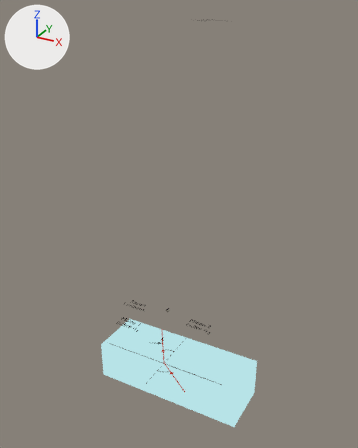
The Blender file images/lumiere/refraction.blend, before and after one commit.
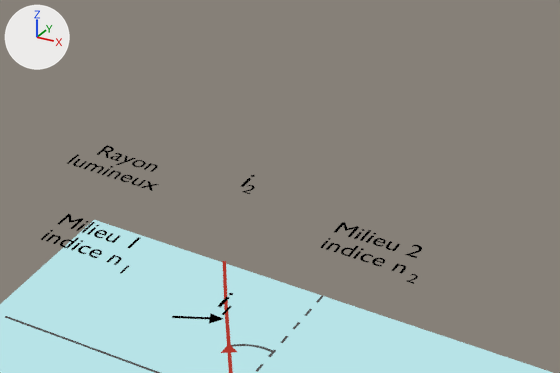
Old and new are each drawn whole from a camera (50 mm lens) standing at (10.12, -16.86, 16.65) and looking at (0.53, 0.58, 7.93) and again close up on the part from 30% to 69% of the width and 59% to 80% of the height. Arrows for +X, +Y and +Z are at upper left; the lights stay in place. Text is drawn in Blender's own font.

The first close-up shows 'Cube', 'Rayon.001', 'Text.001', 'Text.002', 'Text.003', 'Text.006', 'Text.009'.
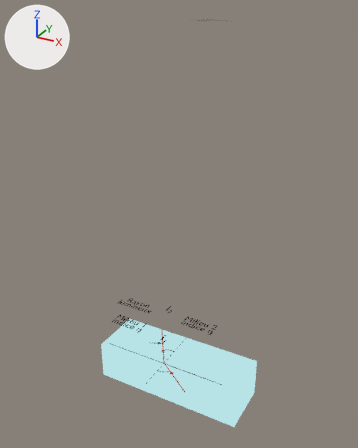
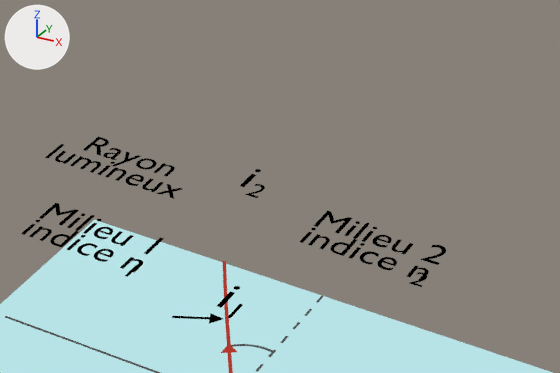
The change, as JSON lines over the scene's bpy script:
```json
{"op": "add", "block": "txt_text_001", "code": "txt_text_001.space_line = 0.7"}
{"op": "add", "block": "txt_text_002", "code": "txt_text_002.space_line = 0.7"}
{"op": "add", "block": "txt_text_006", "code": "txt_text_006.space_line = 0.7"}
{"op": "set", "path": "ob_text_001.scale", "old": "(0.356, 0.356, 0.356)", "new": "(0.534, 0.534, 0.534)"}
{"op": "set", "path": "ob_text_002.scale", "old": "(0.356, 0.356, 0.356)", "new": "(0.534, 0.534, 0.534)"}
{"op": "set", "path": "ob_text_003.location", "old": "(2.251, 0.229, 2.737)", "new": "(1.967, 0.456, 2.737)"}
{"op": "set", "path": "ob_text_004.location", "old": "(-3.937, 0.234, 2.737)", "new": "(-4.199, 0.46, 2.737)"}
{"op": "set", "path": "ob_text_006.scale", "old": "(0.356, 0.356, 0.356)", "new": "(0.534, 0.534, 0.534)"}
{"op": "set", "path": "ob_text_007.scale", "old": "(0.356, 0.356, 0.356)", "new": "(0.534, 0.534, 0.534)"}
{"op": "set", "path": "ob_text_008.location", "old": "(0.233, -0.676, 2.737)", "new": "(0.256, -0.65, 2.737)"}
{"op": "set", "path": "ob_text_009.scale", "old": "(0.356, 0.356, 0.356)", "new": "(0.534, 0.534, 0.534)"}
{"op": "set", "path": "ob_text_010.location", "old": "(0.233, -0.676, 2.737)", "new": "(0.259, -0.661, 2.737)"}
```

Changed parts and their boxes (x1, y1, x2, y2) in the close-ups (560 x 373 px):
```json
{"object": "Text.002", "change": "reshaped, rescaled", "before": [320, 222, 422, 274], "after": [300, 211, 446, 281], "on screen": "43% wider, 34% taller"}
{"object": "Text.001", "change": "reshaped, rescaled", "before": [41, 214, 140, 265], "after": [21, 203, 164, 273], "on screen": "44% wider, 37% taller"}
{"object": "Text.006", "change": "reshaped, rescaled", "before": [67, 145, 159, 191], "after": [45, 137, 183, 199], "on screen": "49% wider, 34% taller"}
{"object": "Text.007", "change": "rescaled", "before": [218, 293, 233, 307], "after": [217, 286, 240, 308], "on screen": "50% wider, 53% taller"}
{"object": "Text.010", "change": "rescaled, moved", "before": [242, 185, 255, 194], "after": [245, 184, 265, 198], "on screen": "50% wider, 50% taller"}
{"object": "Text.009", "change": "rescaled", "before": [241, 175, 254, 187], "after": [240, 169, 261, 187], "on screen": "57% wider, 46% taller"}
{"object": "Text.008", "change": "rescaled, moved", "before": [222, 306, 232, 315], "after": [228, 304, 243, 318], "on screen": "45% wider, 50% taller"}
{"object": "Text.003", "change": "rescaled, moved", "before": [407, 274, 418, 284], "after": [410, 272, 427, 287], "on screen": "50% wider, 45% taller"}
{"object": "Text.004", "change": "rescaled, moved", "before": [120, 265, 129, 273], "after": [125, 265, 137, 277]}
```
